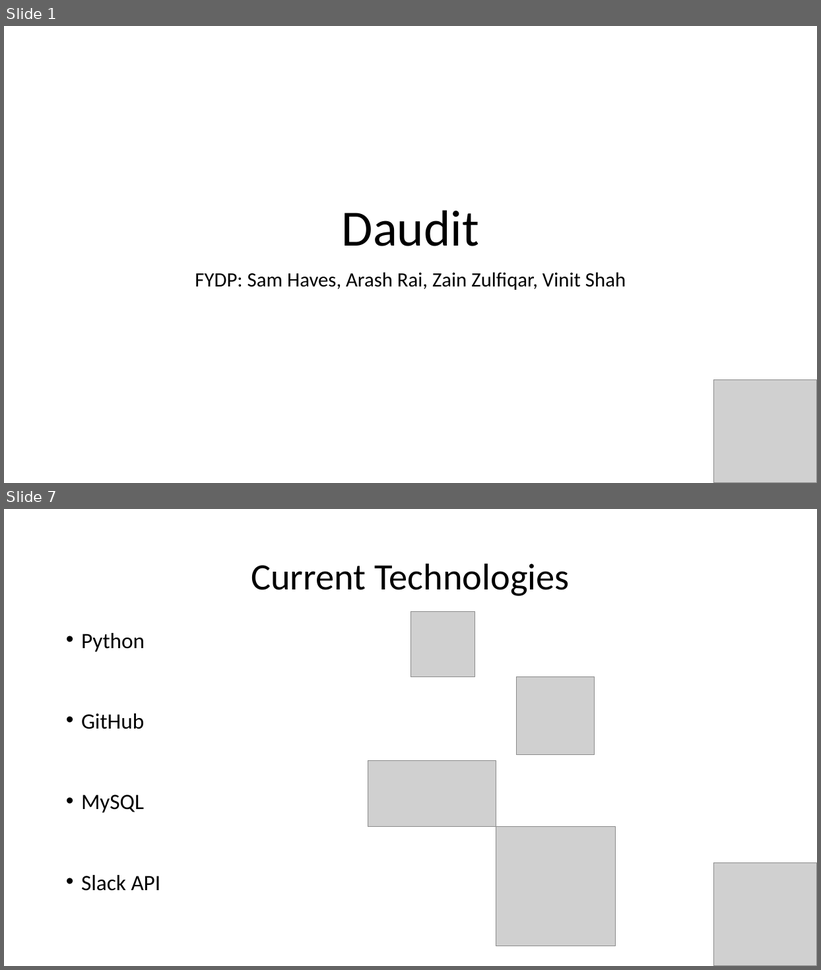
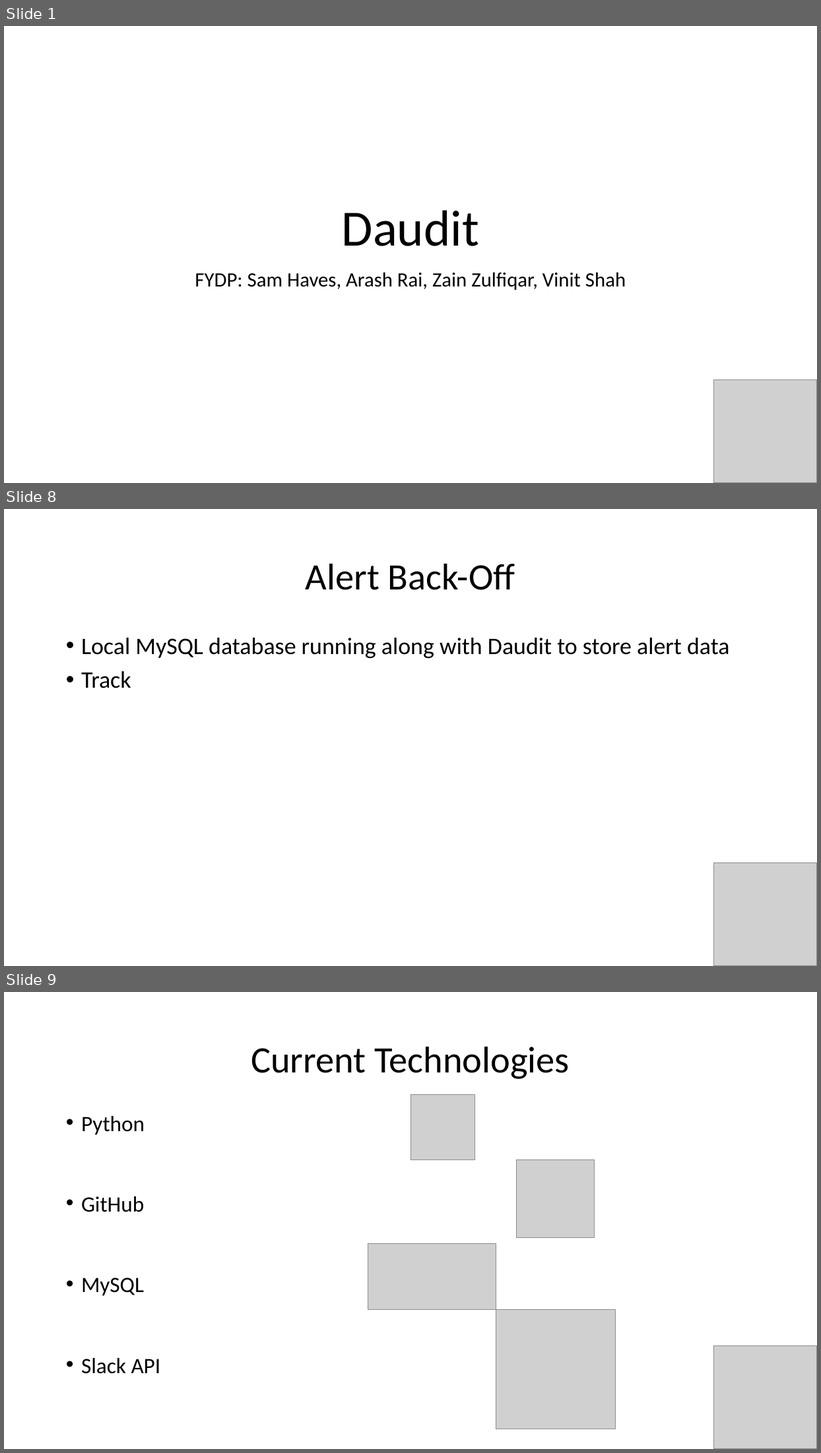
Before and after one commit to havess/daudit, a slide deck: midterm_presentation.pptx. Shown one above the other, each under a label of ours: slides 1 and 7 before the commit, slides 1, 8 and 9 after it; the slides between them are not shown. The pictures are 821x970 and 821x1453 pixels, drawn with LibreOffice and Linux fonts; fonts in the diff are those of the drawing; grey boxes stand for pictures. Boxes give left, top, right and bottom in pixels: in the first picture for what was removed or moved away, otherwise in the second. Text is boxed around its words. In the diff, an @@ line names an element or a change of style, - is before the commit and + after.

```diff
--- a/midterm_presentation.pptx
+++ b/midterm_presentation.pptx
@@ slide 8 added at (x1=4, y1=509, x2=817, y2=966), background #FFFFFF @@
@@ title added at (x1=306, y1=563, x2=516, y2=590), 44 pt, text #000000 @@
+Alert Back-Off
@@ text added at (x1=81, y1=638, x2=730, y2=689), 28 pt, text #000000 @@
+• Local MySQL database running along with Daudit to store alert data
+• Track
@@ picture added at (x1=714, y1=863, x2=817, y2=966) @@
@@ what was slide 7 is now slide 9 @@
```
Also in this commit, not shown: 6 other slides added, 11 slides removed, 6 other files.
